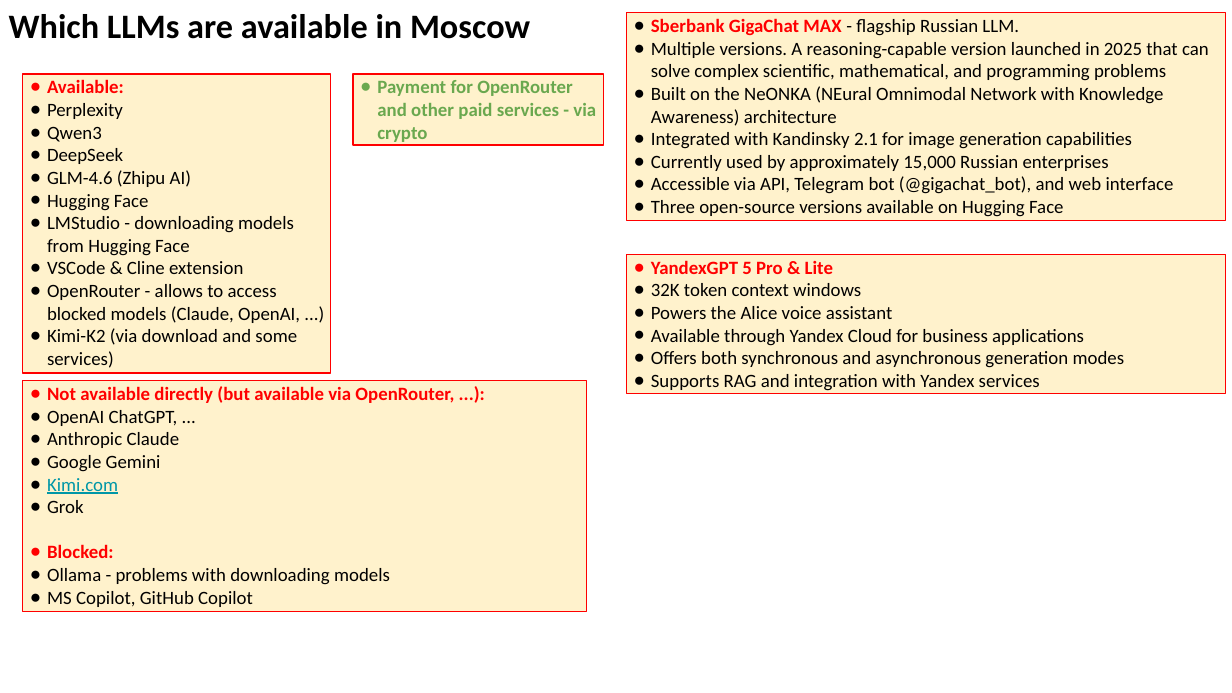
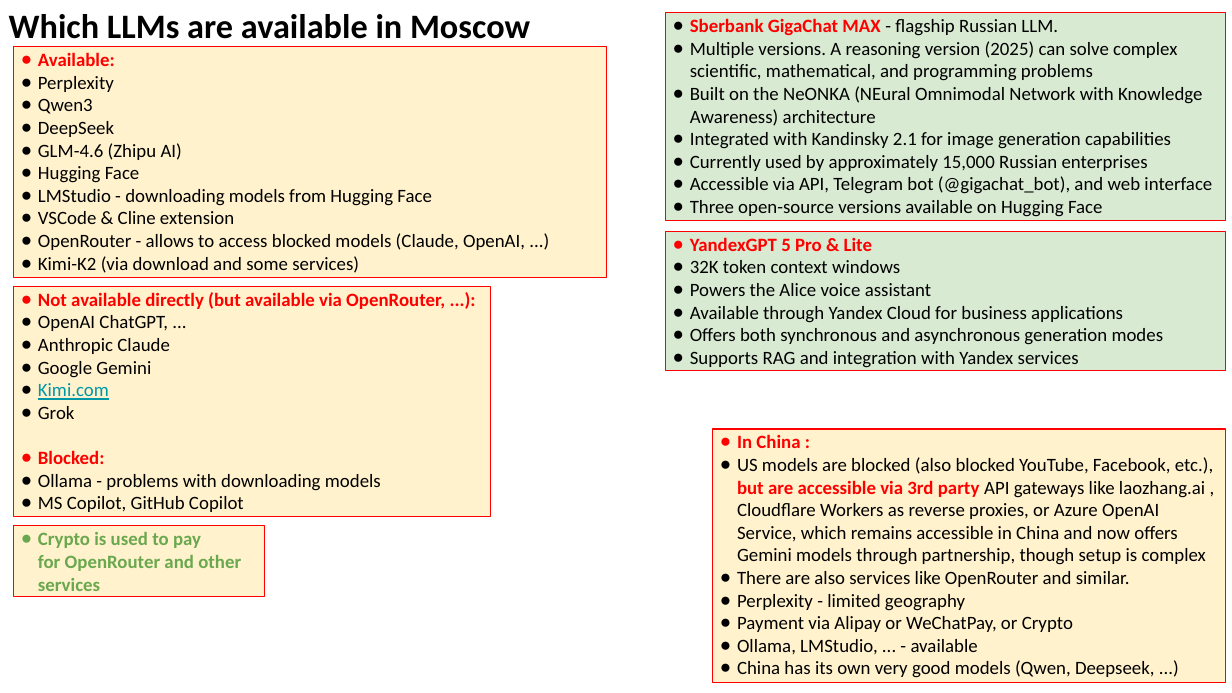
Before and after one commit to lselector/seminar, a slide deck: slide 18 of 2025/2025-11-14-AI-Updates.pptx (slide 11 before the commit). Drawn at 1232x693 pixels with LibreOffice and Linux fonts; fonts in the diff are those of the drawing. Boxes give left, top, right and bottom in pixels: in the first picture for what was removed or moved away, otherwise in the second. Text is boxed around its words. In the diff, an @@ line names an element or a change of style, - is before the commit and + after.

```diff
--- a/2025/2025-11-14-AI-Updates.pptx
+++ b/2025/2025-11-14-AI-Updates.pptx
@@ rectangle "Sberbank GigaChat MAX - flagship ...": place and size @@
-rectangle "Sberbank GigaChat MAX - flagship ..." at box(627, 12, 1226, 221)
+rectangle "Sberbank GigaChat MAX - flagship ..." at box(665, 12, 1225, 221)
@@ rectangle "Sberbank GigaChat MAX - flagship ..." at box(665, 12, 1225, 221): fill #FFF2CC to #D9EAD3 @@
@@ rectangle "Available:": place and size @@
-rectangle "Available:" at box(22, 74, 330, 373)
+rectangle "Available:" at box(14, 47, 606, 277)
@@ text in rectangle at box(690, 41, 1177, 81): text changed @@
-● Multiple versions. A reasoning-capable version launched in 2025 that can solve complex scientific, mathematical, and programming problems
+● Multiple versions. A reasoning version (2025) can solve complex scientific, mathematical, and programming problems
@@ rectangle removed at box(354, 74, 604, 145) @@
-● Payment for OpenRouter and other paid services - via crypto
@@ rectangle "YandexGPT 5 Pro & Lite" at box(665, 232, 1225, 371): fill #FFF2CC to #D9EAD3 @@
@@ rectangle "YandexGPT 5 Pro & Lite": place and size @@
-rectangle "YandexGPT 5 Pro & Lite" at box(627, 254, 1226, 393)
+rectangle "YandexGPT 5 Pro & Lite" at box(665, 232, 1225, 371)
@@ rectangle "Not available directly (but available ...": place and size @@
-rectangle "Not available directly (but available ..." at box(22, 381, 586, 611)
+rectangle "Not available directly (but available ..." at box(14, 286, 490, 516)
@@ rectangle added at box(713, 429, 1226, 683), fill #FFF2CC, outline #FF0000 0.75 pt, 11 pt, text #000000 @@
+● In China :
+● US models are blocked (also blocked YouTube, Facebook, etc.), but are accessible via 3rd party API gateways like laozhang.ai , Cloudflare Workers as reverse proxies, or Azure OpenAI Service, which remains accessible in China and now offers Gemini models through partnership, though setup is complex
+● There are also services like OpenRouter and similar.
+● Perplexity - limited geography
+● Payment via Alipay or WeChatPay, or Crypto
+● Ollama, LMStudio, ... - available
+● China has its own very good models (Qwen, Deepseek, ...)
@@ rectangle added at box(14, 526, 264, 598), fill #FFF2CC, outline #FF0000 0.75 pt, 11 pt, text #6AA84F, bold @@
+● Crypto is used to pay
+  for OpenRouter and other services
```
Also in this commit, not shown: 4 other slides changed, 9 slides added, 1 slide removed.
